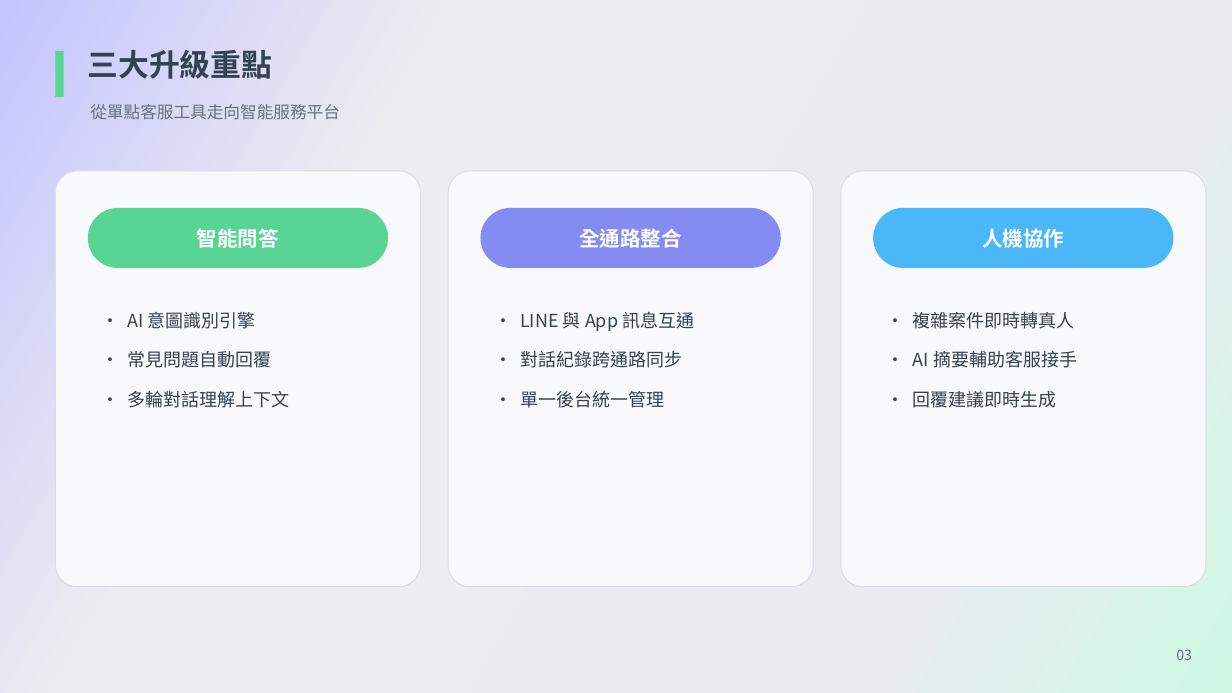
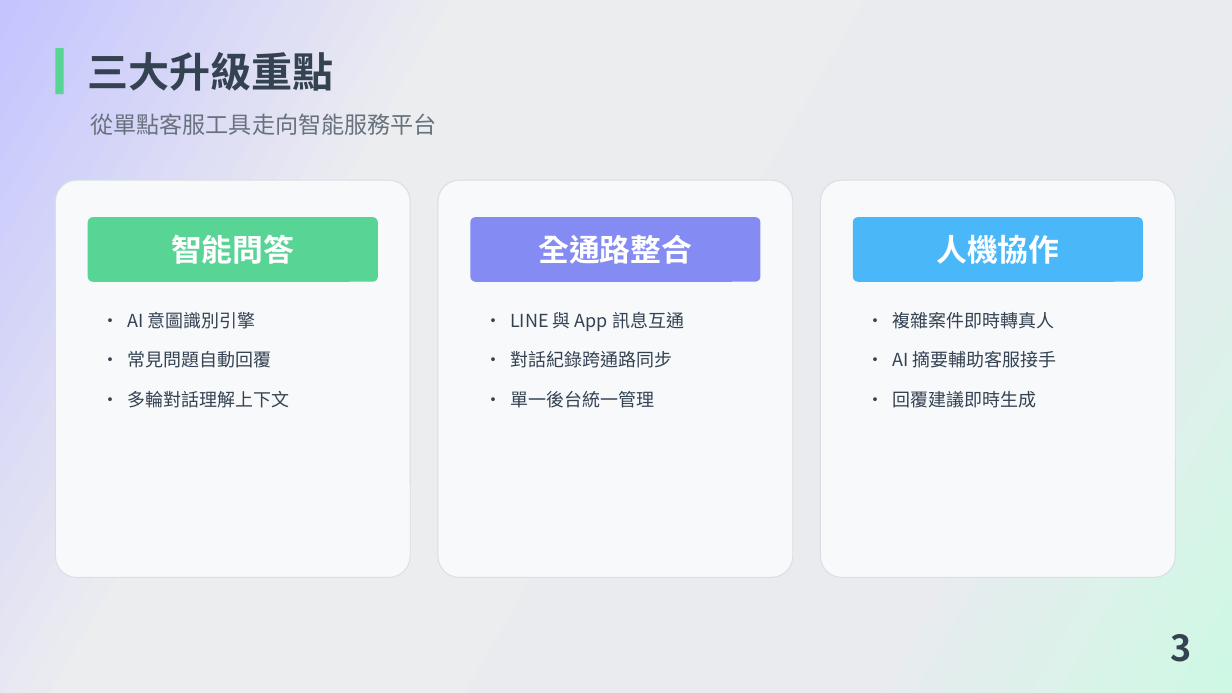
Before and after one commit to bhathko/cub-deck-builder, a slide deck: slide 3 of gpts_experiment_b/examples/demo_deck_expB.pptx. Drawn at 1232x693 pixels with LibreOffice and Linux fonts; fonts in the diff are those of the drawing; background and template pictures are left out. Boxes give left, top, right and bottom in pixels: in the first picture for what was removed or moved away, otherwise in the second. Text is boxed around its words. In the diff, an @@ line names an element or a change of style, - is before the commit and + after.

```diff
--- a/gpts_experiment_b/examples/demo_deck_expB.pptx
+++ b/gpts_experiment_b/examples/demo_deck_expB.pptx
@@ text "三大升級重點" at [88, 52, 334, 91]: size 24 to 32 pt @@
@@ text "從單點客服工具走向智能服務平台": place and size @@
-text "從單點客服工具走向智能服務平台" at [90, 104, 340, 119]
+text "從單點客服工具走向智能服務平台" at [90, 113, 436, 135]
@@ text "從單點客服工具走向智能服務平台" at [90, 113, 436, 135]: size 13 to 18 pt @@
@@ rounded rectangle: place and size @@
-rounded rectangle at [55, 171, 421, 587]
+rounded rectangle at [55, 180, 410, 578]
@@ rounded rectangle: place and size @@
-rounded rectangle at [448, 171, 813, 587]
+rounded rectangle at [438, 180, 793, 578]
@@ rounded rectangle: place and size @@
-rounded rectangle at [841, 171, 1206, 587]
+rounded rectangle at [821, 180, 1176, 578]
@@ rounded rectangle "智能問答": place and size @@
-rounded rectangle "智能問答" at [88, 208, 388, 268]
+rounded rectangle "智能問答" at [88, 217, 378, 282]
@@ rounded rectangle "全通路整合": place and size @@
-rounded rectangle "全通路整合" at [481, 208, 781, 268]
+rounded rectangle "全通路整合" at [470, 217, 761, 282]
@@ size 16 to 24 pt; proportions changed in 3 elements at [88, 217, 378, 282], [470, 217, 761, 282], [853, 217, 1143, 282] @@
@@ rounded rectangle "人機協作": place and size @@
-rounded rectangle "人機協作" at [873, 208, 1174, 268]
+rounded rectangle "人機協作" at [853, 217, 1143, 282]
@@ text "• LINE 與 App 訊息互通": place and size @@
-text "• LINE 與 App 訊息互通" at [520, 312, 694, 408]
+text "• LINE 與 App 訊息互通" at [510, 312, 684, 408]
@@ text "• 複雜案件即時轉真人": place and size @@
-text "• 複雜案件即時轉真人" at [913, 312, 1077, 408]
+text "• 複雜案件即時轉真人" at [893, 312, 1057, 408]
@@ text at [1171, 634, 1192, 662]: text changed; size 11 to 28 pt; text colour #68727E to #344252; bold on @@
-03
+3
```
Also in this commit, not shown: 2 other slides changed, 3 other files.
